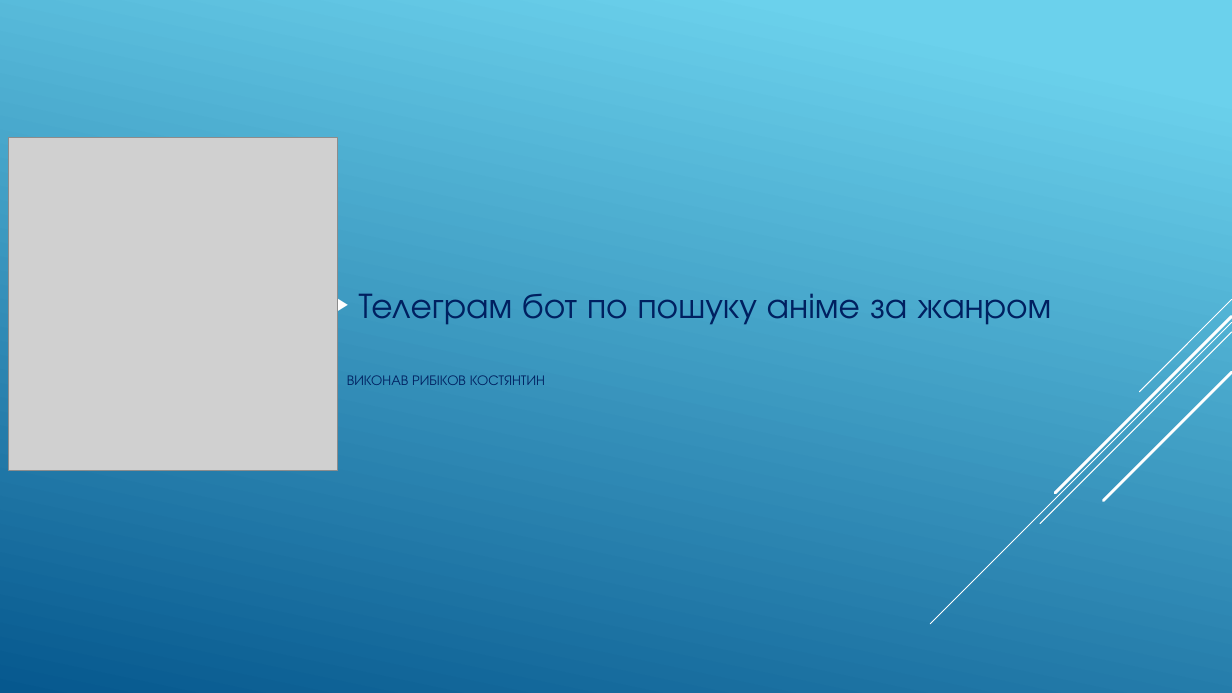
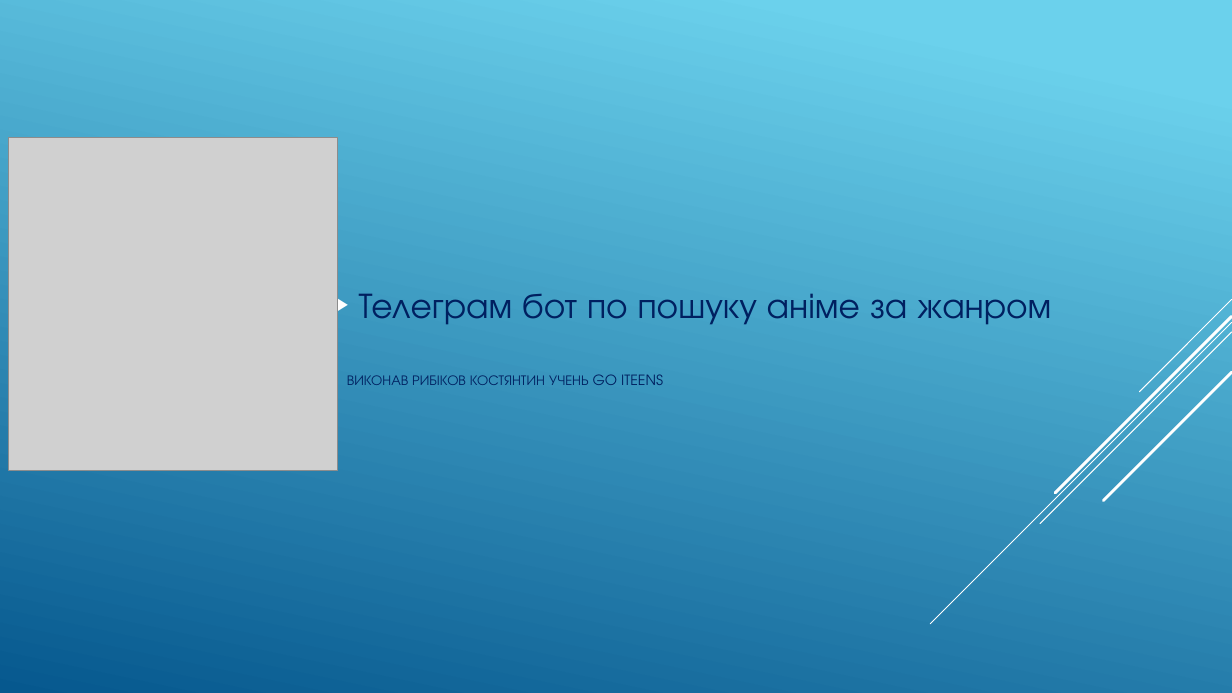
Before and after one commit to KostyaGoodAlive/python, a slide deck: slide 2 of Презентация1.pptx. Drawn at 1232x693 pixels with LibreOffice and Linux fonts; fonts in the diff are those of the drawing; grey boxes stand for pictures. Boxes give left, top, right and bottom in pixels: in the first picture for what was removed or moved away, otherwise in the second. Text is boxed around its words. In the diff, an @@ line names an element or a change of style, - is before the commit and + after.

```diff
--- a/Презентация1.pptx
+++ b/Презентация1.pptx
@@ title at (347, 374, 663, 385): text changed @@
-ВИКОНАВ РИБІКОВ КОСТЯНТИН
+ВИКОНАВ РИБІКОВ КОСТЯНТИН УЧЕНЬ GO ITEENS
```
Also in this commit, not shown: 2 other slides changed, 1 slide added, 10 other files.
